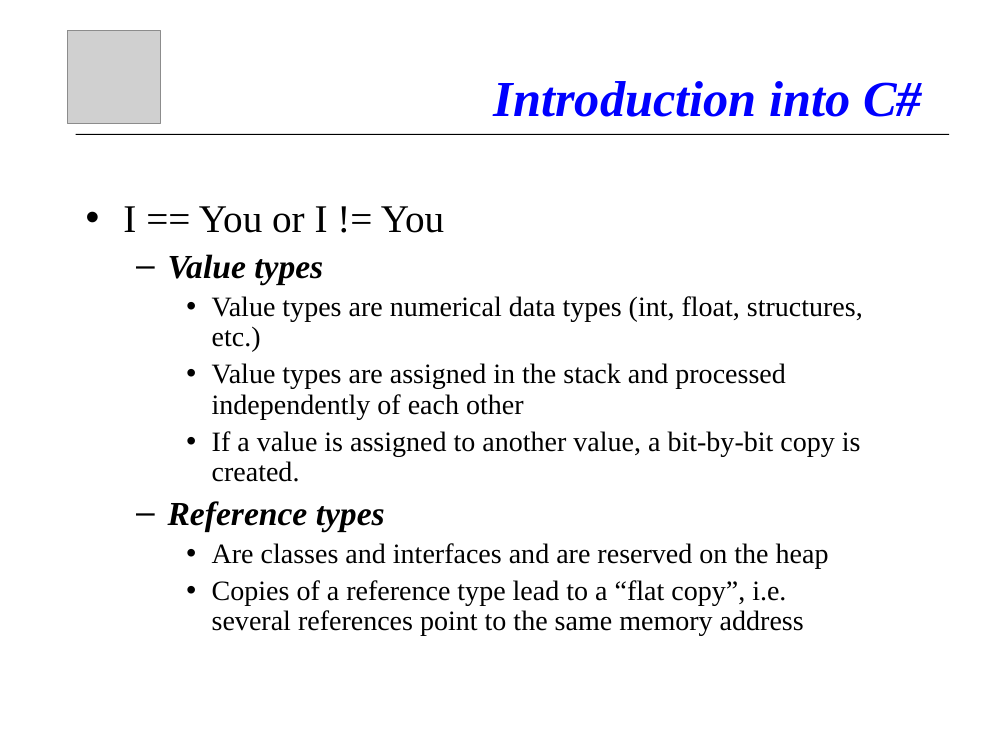
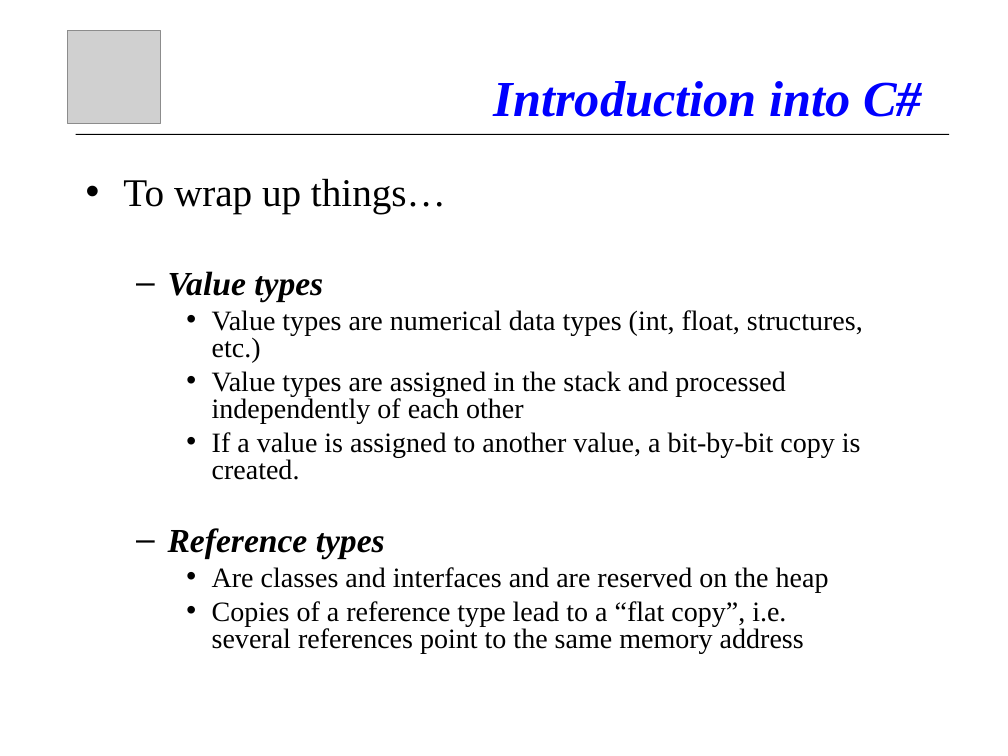
Before and after one commit to atillakati/fit_omicron_atilla, a slide deck: slide 30 of doc/C#_Kurs_en.ppt. Drawn at 1008x756 pixels with LibreOffice and Linux fonts; fonts in the diff are those of the drawing; grey boxes stand for pictures. Boxes give left, top, right and bottom in pixels: in the first picture for what was removed or moved away, otherwise in the second. Text is boxed around its words. In the diff, an @@ line names an element or a change of style, - is before the commit and + after.

```diff
--- a/doc/C#_Kurs_en.ppt
+++ b/doc/C#_Kurs_en.ppt
@@ text "To wrap up things…": place and size @@
-text "To wrap up things…" at [123, 206, 863, 636]
+text "To wrap up things…" at [123, 178, 863, 654]
@@ text at [123, 178, 446, 214]: text changed @@
-• I == You or I != You
+• To wrap up things…
@@ text at [168, 271, 863, 654]: line spacing 0.9 to 0.8 @@
```
Also in this commit, not shown: 9 other slides changed, 3 slides added, 2 slides removed, 4 other files.
